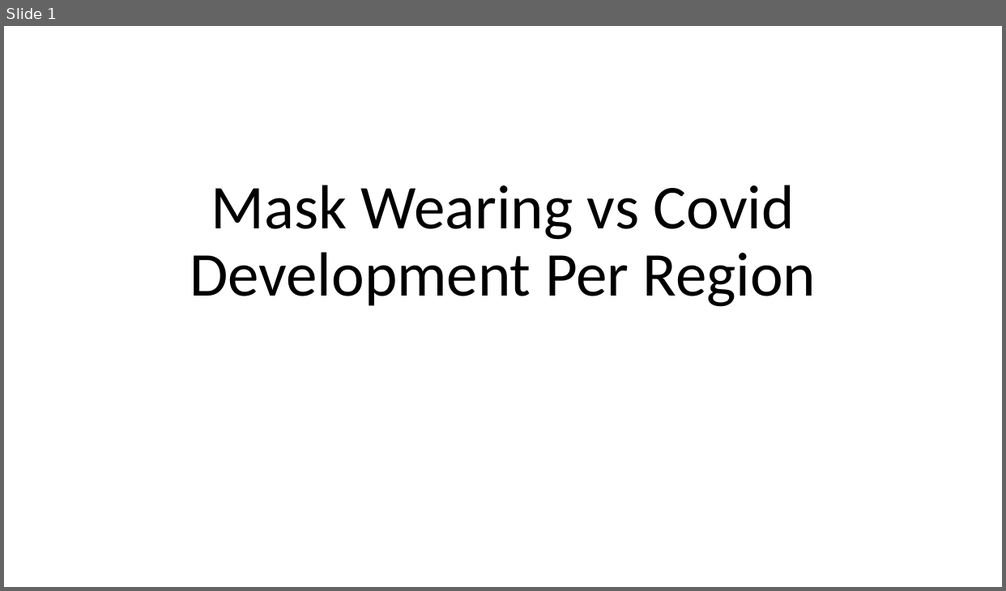
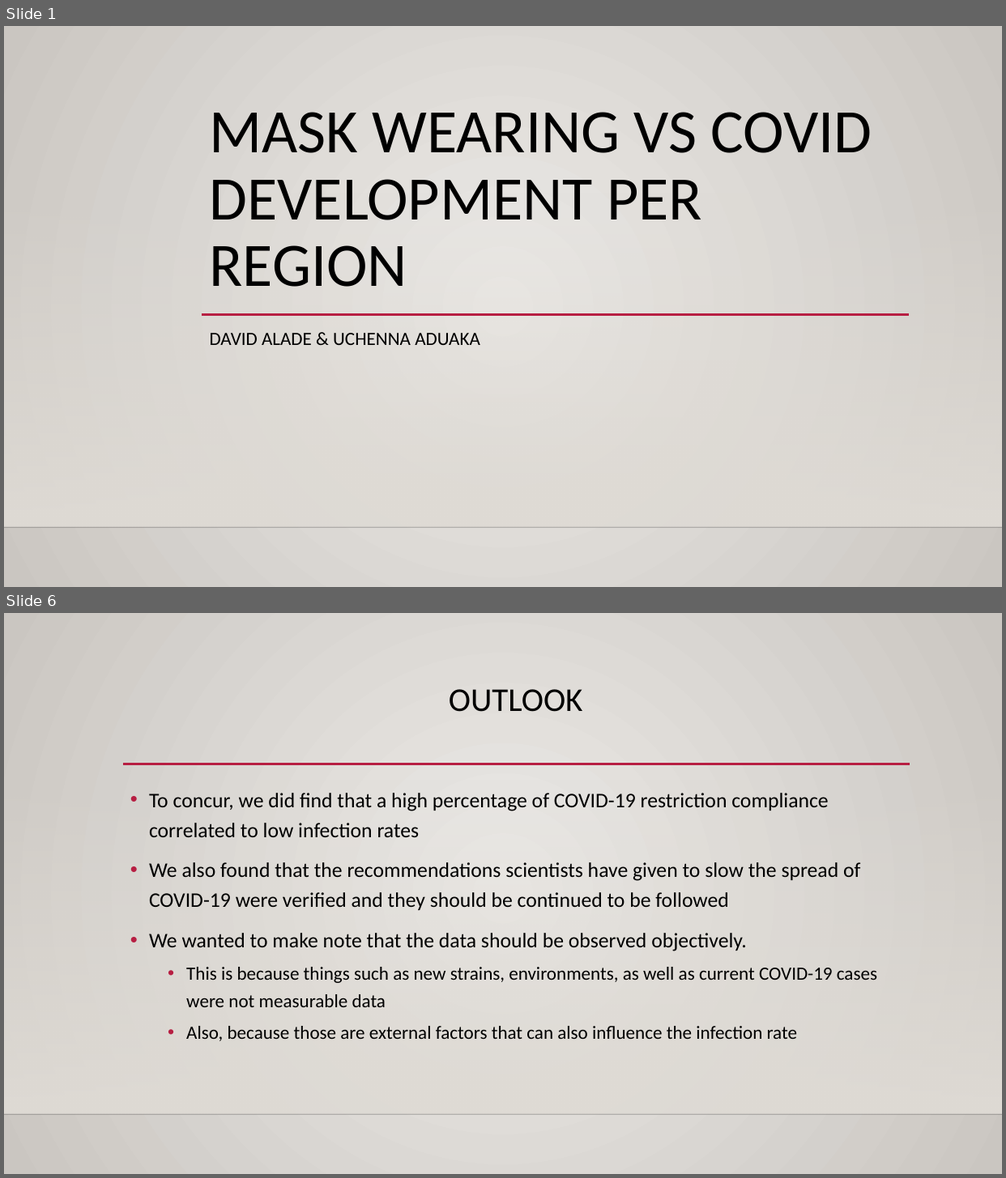
Before and after one commit to uchennaaduaka1/UMD-Data-Challenge-21, a slide deck: DC21041.pptx. Shown one above the other, each under a label of ours: slide 1 before the commit, slides 1 and 6 after it; the slides between them are not shown. The pictures are 1006x591 and 1006x1178 pixels, drawn with LibreOffice and Linux fonts; fonts in the diff are those of the drawing; background and template pictures are left out. Boxes give left, top, right and bottom in pixels: in the first picture for what was removed or moved away, otherwise in the second. Text is boxed around its words. In the diff, an @@ line names an element or a change of style, - is before the commit and + after.

```diff
--- a/DC21041.pptx
+++ b/DC21041.pptx
@@ slide 6 added at (4, 613, 1002, 1174), background gradient #ECEAE7 to #CAC7C1; not listed: 2 template elements that a slide beside it also shows @@
@@ title added at (449, 689, 583, 712), 32 pt, text #000000 @@
+OUTLOOK
@@ line added from (123, 764) to (910, 764), #B71E42 2.5 pt @@
@@ text added at (149, 793, 877, 1041), 20 pt, text #000000 @@
+• To concur, we did find that a high percentage of COVID-19 restriction compliance correlated to low infection rates
+• We also found that the recommendations scientists have given to slow the spread of COVID-19 were verified and they should be continued to be followed
+• We wanted to make note that the data should be observed objectively.
+  • This is because things such as new strains, environments, as well as current COVID-19 cases were not measurable data
+  • Also, because those are external factors that can also influence the infection rate
@@ slide 1 changed as well @@
@@ background #FFFFFF to gradient #ECEAE7 to #CAC7C1 @@
@@ title at (210, 112, 872, 287): text changed; size 60 to 59.4 pt @@
-Mask Wearing vs Covid Development Per Region
+MASK WEARING VS COVID DEVELOPMENT PER REGION
@@ rectangle added at (4, 191, 1002, 527), fill gradient #DFDBD5 @@
@@ line added from (202, 315) to (909, 315), #B71E42 2.5 pt @@
@@ subtitle added at (210, 333, 480, 345), 18 pt, text #000000 @@
+DAVID ALADE & UCHENNA ADUAKA
@@ line added from (4, 527) to (1002, 527), #000001 1 pt @@
```
Also in this commit, not shown: 4 other slides added, 2 other files.
